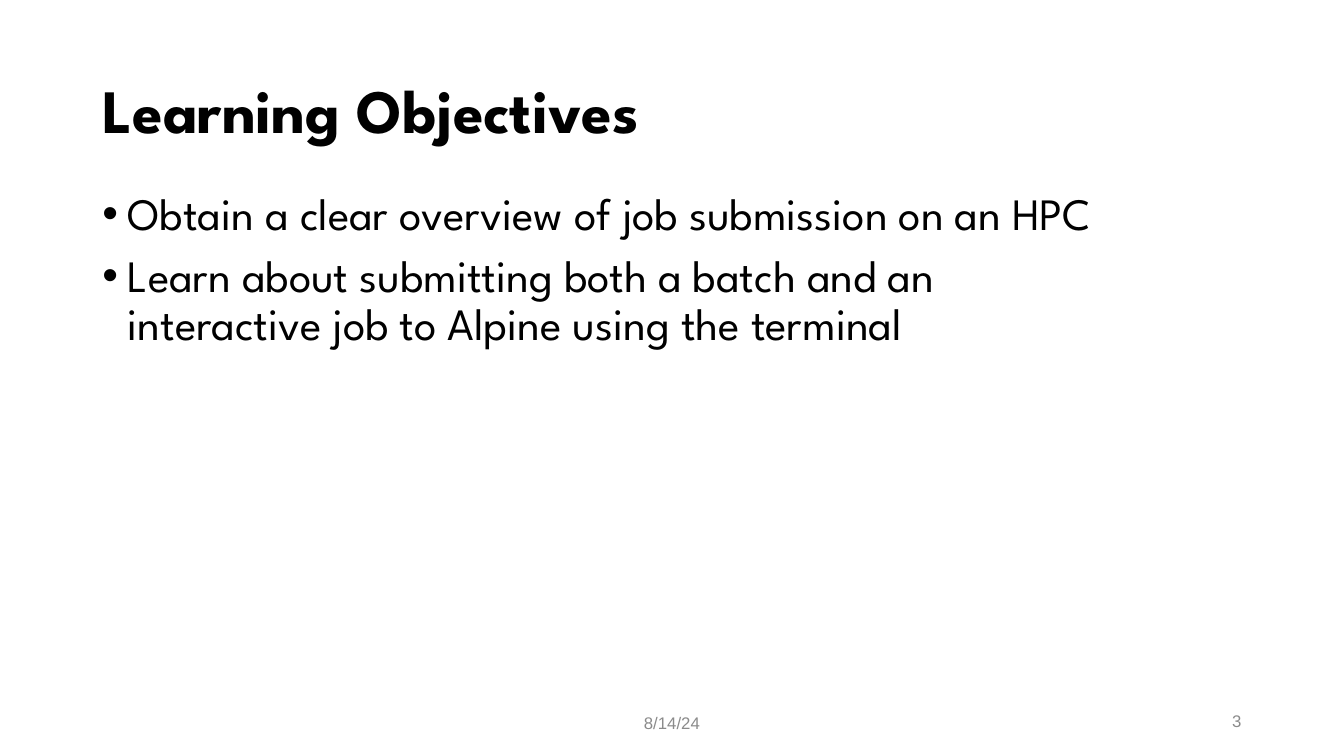
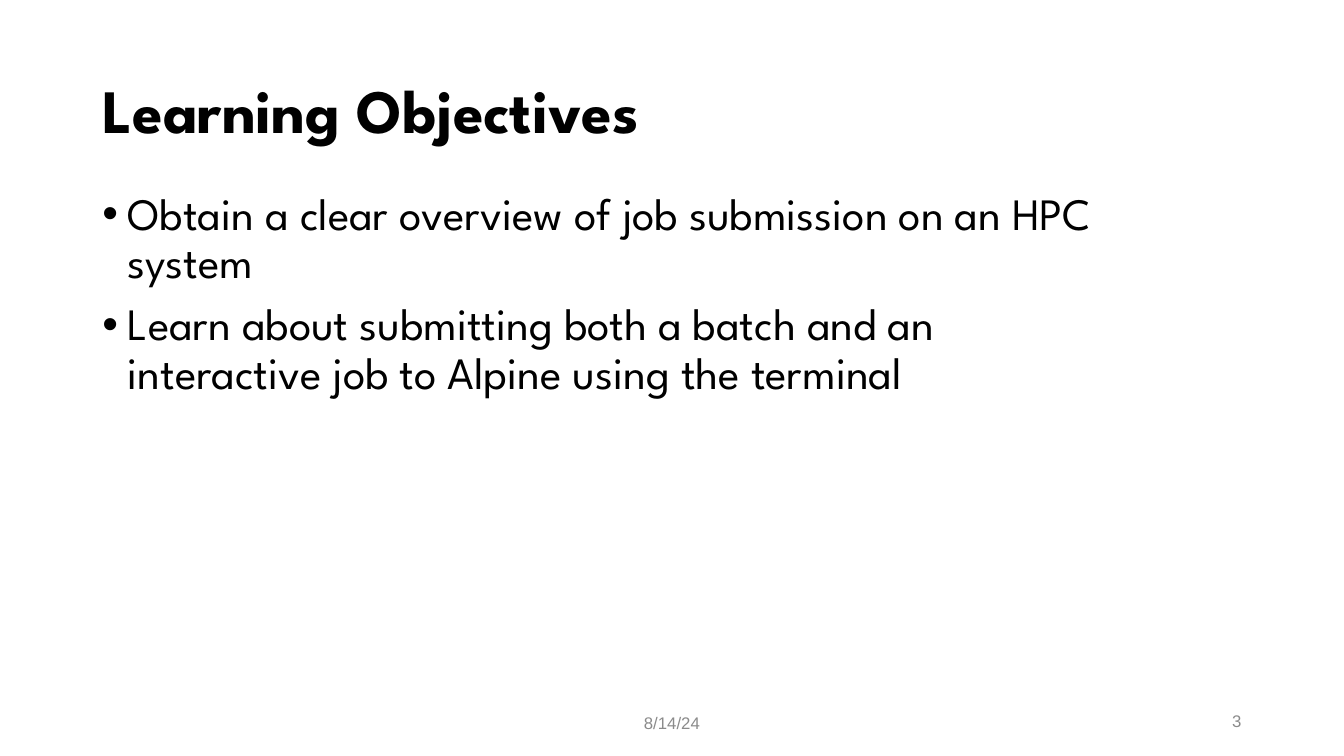
Before and after one commit to ResearchComputing/hpc_fundamentals_micro_credential, a slide deck: slide 3 of scheduling_jobs/scheduling_jobs.pptx. Drawn at 1344x756 pixels with LibreOffice and Linux fonts; fonts in the diff are those of the drawing; background and template pictures are left out. Boxes give left, top, right and bottom in pixels: in the first picture for what was removed or moved away, otherwise in the second. Text is boxed around its words. In the diff, an @@ line names an element or a change of style, - is before the commit and + after.

```diff
--- a/scheduling_jobs/scheduling_jobs.pptx
+++ b/scheduling_jobs/scheduling_jobs.pptx
@@ text at (x1=128, y1=198, x2=1091, y2=288): text changed @@
-• Obtain a clear overview of job submission on an HPC
+• Obtain a clear overview of job submission on an HPC system
```
Also in this commit, not shown: 5 other slides changed, 1 other file.
